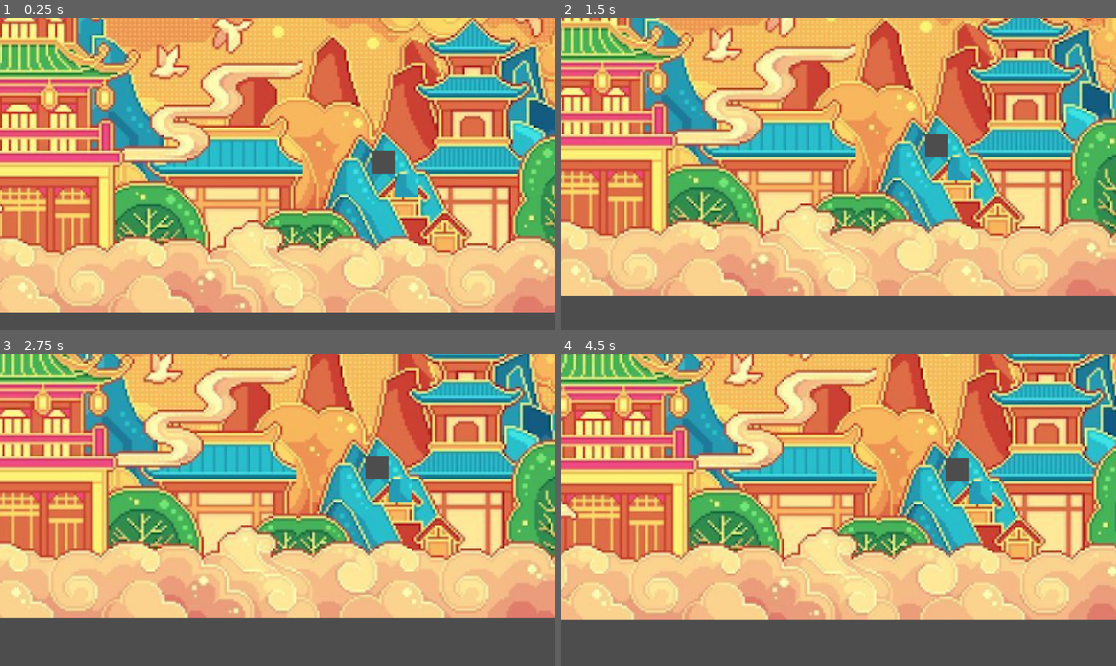
Above: before the commit, frames 1-4 (two rows, left to right).
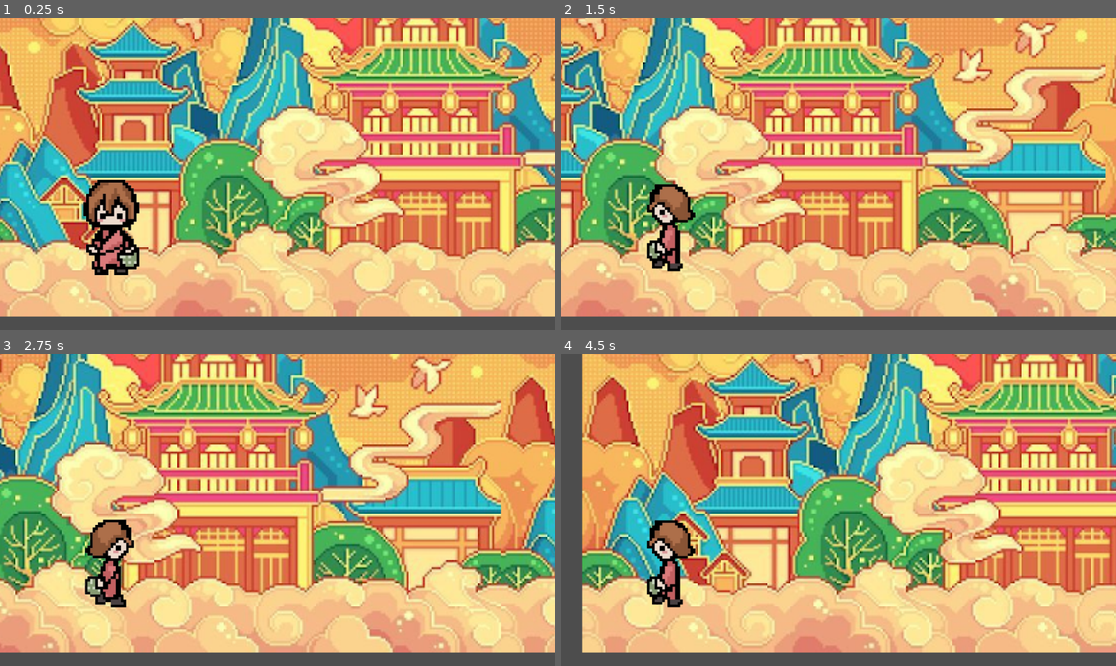
Above: after the commit, the same moments.

Repository: em-ch2/WiNGHacks
Game: Godot game, scene res://scene/world.tscn
The game is run twice, just before and just after one commit, with the same random seed, the same clock (stepped at 60 frames per second) and the same inputs.
Inputs:
- Up to frame 1 (0.25 s): no input
- Up to frame 2 (1.5 s): tap Enter at 0.5 s; hold D (player_right) 0.53-1.28 s; hold S (player_idle) 0.53-1.28 s; hold A (player_left) from 1.28 s (still down); tap S (player_idle) at 1.35 s
- Up to frame 3 (2.75 s): release A (player_left) at 2.03 s; hold D (player_right) from 2.03 s (still down); hold S (player_idle) from 2.03 s (still down)
- Up to frame 4 (4.5 s): release D (player_right) at 2.78 s; release S (player_idle) at 2.78 s; hold W (player_up_idle) 2.78-3.53 s; tap S (player_idle) at 2.85, 4.35 s; hold S (player_idle) 3.53-4.28 s; hold A (player_left) from 3.53 s (still down)

The runs differ from the first frame. In frame 1, 77% of the frame differs, in the area x 0-100%, y 0-96%; in frame 2, 82%; in frame 3, 86%; in frame 4, 86%.

Commit message:
fixed scope

Diff:
--- /dev/null
+++ b/wing-hacks/scene/player.tscn
@@ -0,0 +1,137 @@
+[gd_scene format=3 uid="uid://b3vwcxm4qb2u2"]
+
+[ext_resource type="Script" uid="uid://cfx36el4fa25n" path="res://scripts/player.gd" id="1_s4jxa"]
+[ext_resource type="Texture2D" uid="uid://bxj4rdlue1cho" path="res://assets/mc_idle_sprites-removebg-preview.png" id="2_oh5ij"]
+[ext_resource type="Texture2D" uid="uid://bqk7w5p0a76sa" path="res://assets/left_walking-removebg-preview.png" id="3_hp4bs"]
+[ext_resource type="Texture2D" uid="uid://dg5vnqkbue4sa" path="res://assets/walk_right-removebg-preview.png" id="4_g2vtq"]
+[ext_resource type="Texture2D" uid="uid://b065cumucdkw8" path="res://assets/mc_idle_sprites_right-removebg-preview.png" id="5_2fvbb"]
+
+[sub_resource type="RectangleShape2D" id="RectangleShape2D_ml7e8"]
+
+[sub_resource type="AtlasTexture" id="AtlasTexture_fb6u6"]
+atlas = ExtResource("2_oh5ij")
+region = Rect2(0, 0, 277, 449)
+
+[sub_resource type="AtlasTexture" id="AtlasTexture_spjrp"]
+atlas = ExtResource("3_hp4bs")
+region = Rect2(0, 0, 207, 402)
+
+[sub_resource type="AtlasTexture" id="AtlasTexture_13g4d"]
+atlas = ExtResource("3_hp4bs")
+region = Rect2(207, 0, 207, 402)
+
+[sub_resource type="AtlasTexture" id="AtlasTexture_tl5qk"]
+atlas = ExtResource("3_hp4bs")
+region = Rect2(414, 0, 207, 402)
+
+[sub_resource type="AtlasTexture" id="AtlasTexture_lvrhu"]
+atlas = ExtResource("2_oh5ij")
+region = Rect2(277, 0, 277, 449)
+
+[sub_resource type="AtlasTexture" id="AtlasTexture_hb7oa"]
+atlas = ExtResource("4_g2vtq")
+region = Rect2(0, 0, 208, 400)
+
+[sub_resource type="AtlasTexture" id="AtlasTexture_qsqtq"]
+atlas = ExtResource("4_g2vtq")
+region = Rect2(208, 0, 208, 400)
+
+[sub_resource type="AtlasTexture" id="AtlasTexture_1f62m"]
+atlas = ExtResource("4_g2vtq")
+region = Rect2(416, 0, 208, 400)
+
+[sub_resource type="AtlasTexture" id="AtlasTexture_p8o2l"]
+atlas = ExtResource("5_2fvbb")
+region = Rect2(0, 0, 275, 448)
+
+[sub_resource type="AtlasTexture" id="AtlasTexture_mr18f"]
+atlas = ExtResource("5_2fvbb")
+region = Rect2(275, 0, 275, 448)
+
+[sub_resource type="SpriteFrames" id="SpriteFrames_ihjo1"]
+animations = [{
+"frames": [],
+"loop": true,
+"name": &"default",
+"speed": 5.0
+}, {
+"frames": [{
+"duration": 1.0,
+"texture": SubResource("AtlasTexture_fb6u6")
+}],
+"loop": true,
+"name": &"player_idle",
+"speed": 5.0
+}, {
+"frames": [{
+"duration": 1.0,
+"texture": SubResource("AtlasTexture_spjrp")
+}, {
+"duration": 1.0,
+"texture": SubResource("AtlasTexture_13g4d")
+}, {
+"duration": 1.0,
+"texture": SubResource("AtlasTexture_tl5qk")
+}],
+"loop": true,
+"name": &"player_left",
+"speed": 5.0
+}, {
+"frames": [{
+"duration": 1.0,
+"texture": SubResource("AtlasTexture_lvrhu")
+}],
+"loop": true,
+"name": &"player_left_idle",
+"speed": 5.0
+}, {
+"frames": [{
+"duration": 1.0,
+"texture": SubResource("AtlasTexture_hb7oa")
+}, {
+"duration": 1.0,
+"texture": SubResource("AtlasTexture_qsqtq")
+}, {
+"duration": 1.0,
+"texture": SubResource("AtlasTexture_1f62m")
+}],
+"loop": true,
+"name": &"player_right",
+"speed": 5.0
+}, {
+"frames": [{
+"duration": 1.0,
+"texture": SubResource("AtlasTexture_p8o2l")
+}],
+"loop": true,
+"name": &"player_right_idle",
+"speed": 5.0
+}, {
+"frames": [{
+"duration": 1.0,
+"texture": SubResource("AtlasTexture_mr18f")
+}],
+"loop": true,
+"name": &"player_up_idle",
+"speed": 5.0
+}]
+
+[node name="Player" type="Node2D" unique_id=1048355173]
+
+[node name="player" type="CharacterBody2D" parent="." unique_id=664246344]
+position = Vector2(-2, 0)
+script = ExtResource("1_s4jxa")
+
+[node name="CollisionShape2D" type="CollisionShape2D" parent="player" unique_id=1866987049]
+shape = SubResource("RectangleShape2D_ml7e8")
+
+[node name="AnimatedSprite2D" type="AnimatedSprite2D" parent="player" unique_id=1776882574]
+position = Vector2(-1752, 563.99994)
+scale = Vector2(2.7, 2.7)
+sprite_frames = SubResource("SpriteFrames_ihjo1")
+animation = &"player_idle"
+
+[node name="Camera2D" type="Camera2D" parent="player" unique_id=1463928879]
+zoom = Vector2(0.2, 0.2)
+process_callback = 0
+editor_draw_limits = true
--- a/wing-hacks/scene/world.tscn
+++ b/wing-hacks/scene/world.tscn
@@ -6,124 +6,10 @@
 [ext_resource type="Texture2D" uid="uid://dart2p65vsekc" path="res://assets/rooster-removebg-preview.png" id="4_hnm4a"]
 [ext_resource type="Texture2D" uid="uid://b55rhfticckgt" path="res://assets/dog.png" id="5_e4vd1"]
 [ext_resource type="Texture2D" uid="uid://dwp7smi6a4ys4" path="res://assets/horse.png" id="6_1402k"]
+[ext_resource type="PackedScene" uid="uid://b3vwcxm4qb2u2" path="res://scene/player.tscn" id="7_a0bac"]
 [ext_resource type="Texture2D" uid="uid://l35lga0ebo5o" path="res://assets/sheep-removebg-preview.png" id="7_ol7uo"]
 [ext_resource type="Texture2D" uid="uid://00ua18qpjwdx" path="res://assets/pig-removebg-preview.png" id="8_a7xoa"]
 [ext_resource type="Texture2D" uid="uid://dfhggeo6g872f" path="res://assets/rat.png" id="9_vme25"]
-[ext_resource type="Script" uid="uid://cfx36el4fa25n" path="res://scripts/player.gd" id="10_oiypb"]
-[ext_resource type="Texture2D" uid="uid://bxj4rdlue1cho" path="res://assets/mc_idle_sprites-removebg-preview.png" id="11_a81yy"]
-[ext_resource type="Texture2D" uid="uid://bqk7w5p0a76sa" path="res://assets/left_walking-removebg-preview.png" id="12_qfj6m"]
-[ext_resource type="Texture2D" uid="uid://dg5vnqkbue4sa" path="res://assets/walk_right-removebg-preview.png" id="13_n02kn"]
-[ext_resource type="Texture2D" uid="uid://b065cumucdkw8" path="res://assets/mc_idle_sprites_right-removebg-preview.png" id="14_puhxk"]
-
-[sub_resource type="RectangleShape2D" id="RectangleShape2D_fj7yv"]
-
-[sub_resource type="AtlasTexture" id="AtlasTexture_fb6u6"]
-atlas = ExtResource("11_a81yy")
-region = Rect2(0, 0, 277, 449)
-
-[sub_resource type="AtlasTexture" id="AtlasTexture_spjrp"]
-atlas = ExtResource("12_qfj6m")
-region = Rect2(0, 0, 207, 402)
-
-[sub_resource type="AtlasTexture" id="AtlasTexture_13g4d"]
-atlas = ExtResource("12_qfj6m")
-region = Rect2(207, 0, 207, 402)
-
-[sub_resource type="AtlasTexture" id="AtlasTexture_tl5qk"]
-atlas = ExtResource("12_qfj6m")
-region = Rect2(414, 0, 207, 402)
-
-[sub_resource type="AtlasTexture" id="AtlasTexture_lvrhu"]
-atlas = ExtResource("11_a81yy")
-region = Rect2(277, 0, 277, 449)
-
-[sub_resource type="AtlasTexture" id="AtlasTexture_hb7oa"]
-atlas = ExtResource("13_n02kn")
-region = Rect2(0, 0, 208, 400)
-
-[sub_resource type="AtlasTexture" id="AtlasTexture_qsqtq"]
-atlas = ExtResource("13_n02kn")
-region = Rect2(208, 0, 208, 400)
-
-[sub_resource type="AtlasTexture" id="AtlasTexture_1f62m"]
-atlas = ExtResource("13_n02kn")
-region = Rect2(416, 0, 208, 400)
-
-[sub_resource type="AtlasTexture" id="AtlasTexture_p8o2l"]
-atlas = ExtResource("14_puhxk")
-region = Rect2(0, 0, 275, 448)
-
-[sub_resource type="AtlasTexture" id="AtlasTexture_mr18f"]
-atlas = ExtResource("14_puhxk")
-region = Rect2(275, 0, 275, 448)
-
-[sub_resource type="SpriteFrames" id="SpriteFrames_yadev"]
-animations = [{
-"frames": [],
-"loop": true,
-"name": &"default",
-"speed": 5.0
-}, {
-"frames": [{
-"duration": 1.0,
-"texture": SubResource("AtlasTexture_fb6u6")
-}],
-"loop": true,
-"name": &"player_idle",
-"speed": 5.0
-}, {
-"frames": [{
-"duration": 1.0,
-"texture": SubResource("AtlasTexture_spjrp")
-}, {
-"duration": 1.0,
-"texture": SubResource("AtlasTexture_13g4d")
-}, {
-"duration": 1.0,
-"texture": SubResource("AtlasTexture_tl5qk")
-}],
-"loop": true,
-"name": &"player_left",
-"speed": 5.0
-}, {
-"frames": [{
-"duration": 1.0,
-"texture": SubResource("AtlasTexture_lvrhu")
-}],
-"loop": true,
-"name": &"player_left_idle",
-"speed": 5.0
-}, {
-"frames": [{
-"duration": 1.0,
-"texture": SubResource("AtlasTexture_hb7oa")
-}, {
-"duration": 1.0,
-"texture": SubResource("AtlasTexture_qsqtq")
-}, {
-"duration": 1.0,
-"texture": SubResource("AtlasTexture_1f62m")
-}],
-"loop": true,
-"name": &"player_right",
-"speed": 5.0
-}, {
-"frames": [{
-"duration": 1.0,
-"texture": SubResource("AtlasTexture_p8o2l")
-}],
-"loop": true,
-"name": &"player_right_idle",
-"speed": 5.0
-}, {
-"frames": [{
-"duration": 1.0,
-"texture": SubResource("AtlasTexture_mr18f")
-}],
-"loop": true,
-"name": &"player_up_idle",
-"speed": 5.0
-}]
 
 [sub_resource type="TileSetAtlasSource" id="TileSetAtlasSource_x11oh"]
 texture = ExtResource("1_bqa5m")
@@ -707,29 +593,19 @@
 [sub_resource type="TileSet" id="TileSet_7h02s"]
 sources/0 = SubResource("TileSetAtlasSource_x11oh")
 
+[sub_resource type="RectangleShape2D" id="RectangleShape2D_fj7yv"]
+
 [node name="Main" type="Node2D" unique_id=283676793]
-
-[node name="player" type="CharacterBody2D" parent="." unique_id=1358084402]
-script = ExtResource("10_oiypb")
-
-[node name="CollisionShape2D" type="CollisionShape2D" parent="player" unique_id=1718470083]
-shape = SubResource("RectangleShape2D_fj7yv")
-
-[node name="AnimatedSprite2D" type="AnimatedSprite2D" parent="player" unique_id=941444210]
-position = Vector2(-1752, 563.99994)
-scale = Vector2(2.7, 2.7)
-sprite_frames = SubResource("SpriteFrames_yadev")
-animation = &"player_idle"
-
-[node name="Camera2D" type="Camera2D" parent="player" unique_id=242131531]
-zoom = Vector2(0.2, 0.2)
 
 [node name="Scene 1" type="Node" parent="." unique_id=1697337129]
 
 [node name="TileMapLayer" type="TileMapLayer" parent="Scene 1" unique_id=2080486036]
 scale = Vector2(15, 15)
-tile_map_data = PackedByteArray("AADh//T/AAAAAAAAAADh//X/AAA …(12880 unchanged characters)… MAA8AAAANAAQAAAAMABAAAAANAAUAAAAMABEAAAA=")
+tile_map_data = PackedByteArray("AADh//T/AAAAAAAAAADh//X/AAA …(12880 unchanged characters)… MAA8AAAANAAQAAAAMABAAAAANAAUAAAAMABEAAAAEAP//AAADAAsAAAA=")
 tile_set = SubResource("TileSet_7h02s")
+
+[node name="Player" parent="Scene 1" unique_id=1048355173 instance=ExtResource("7_a0bac")]
+position = Vector2(-4180, -41)
 
 [node name="regular" type="AudioStreamPlayer" parent="." unique_id=672047199]
 stream = ExtResource("2_a0bac")
--- a/wing-hacks/scripts/player.gd
+++ b/wing-hacks/scripts/player.gd
@@ -1,7 +1,7 @@
 extends CharacterBody2D
 @onready var anim = $AnimatedSprite2D
 
-const SPEED = 300.0
+const SPEED = 3000.0
 const JUMP_VELOCITY = -400.0
 var last_dir := "down"
 
@@ -12,9 +12,11 @@
 	if Input.is_action_pressed("player_right"):
 		dir.x += 1
 	if Input.is_action_pressed("player_up_idle"):
-		dir.y -= 1
+		anim.play("player_up_idle")
+		last_dir = "up"
 	if Input.is_action_pressed("player_idle"):
-		dir.y += 1
+		anim.play("player_idle")
+		last_dir = "down"
 
 	velocity = dir.normalized() * SPEED
 	move_and_slide()
